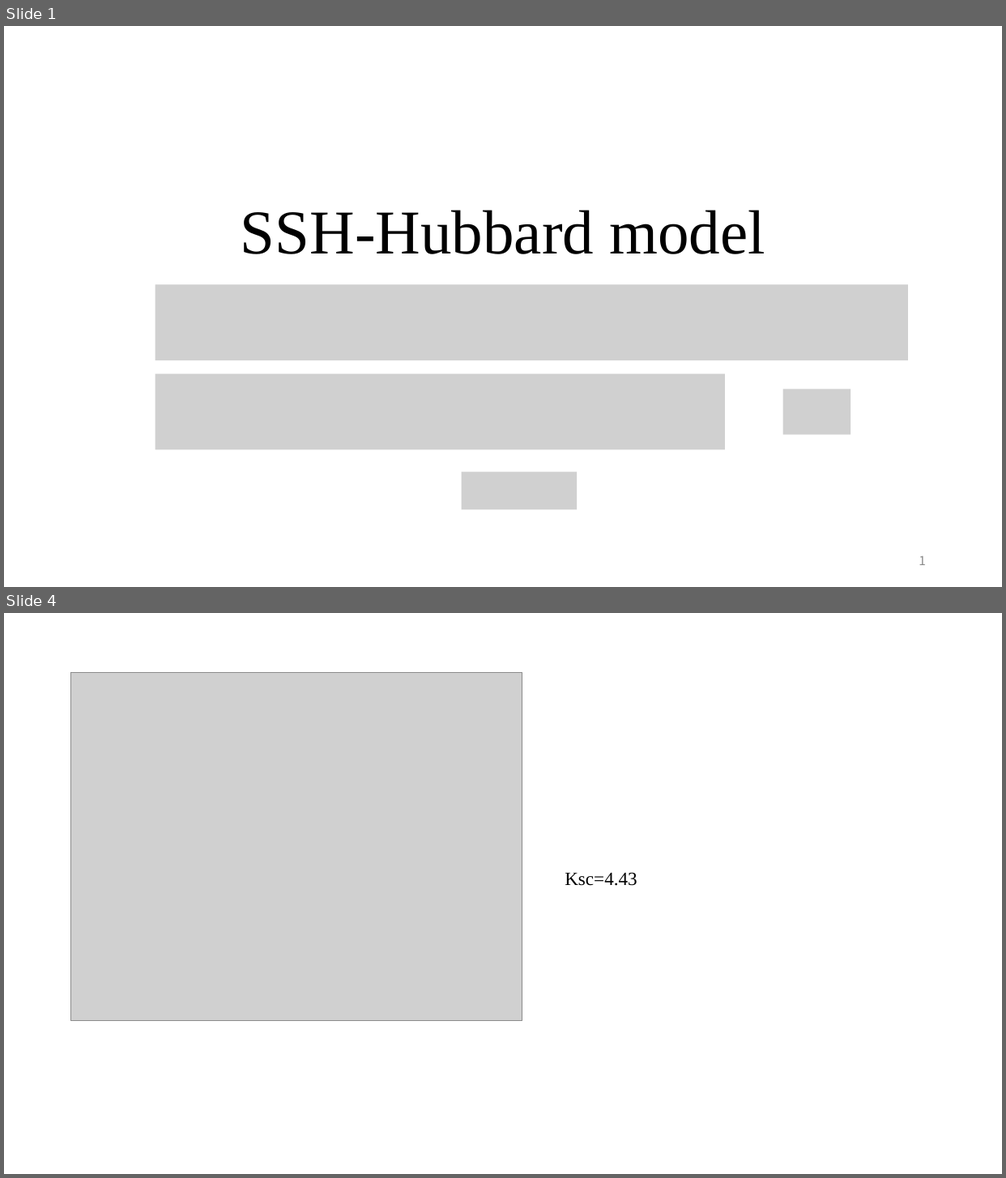
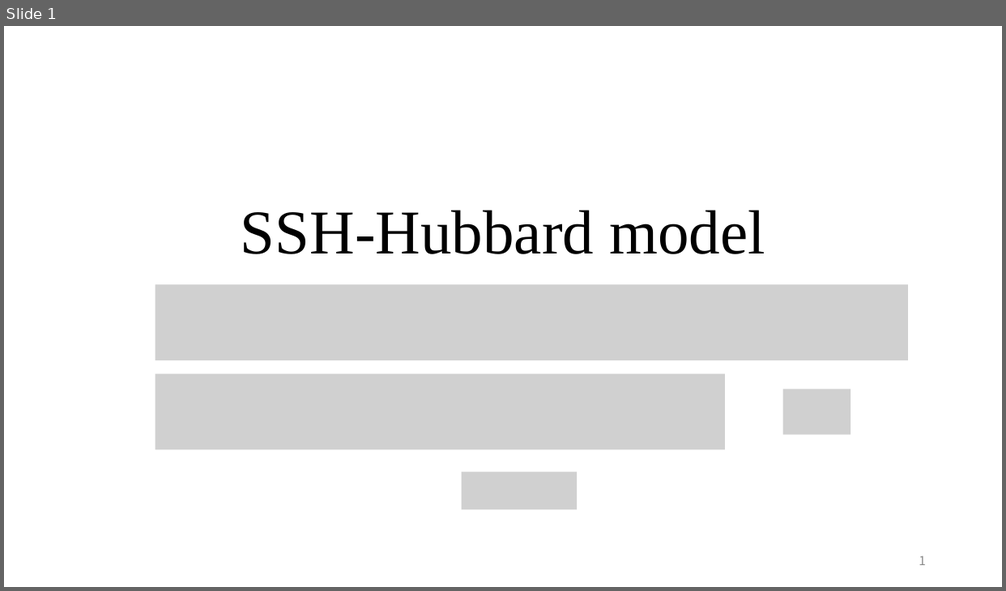
Before and after one commit to QuantumLiquids/SSH-Hubbard, a slide deck: note/SSH-Hubbard-Note6.pptx. Shown one above the other, each under a label of ours: slides 1 and 4 before the commit, slide 1 after it; the slides between them are not shown. The pictures are 1006x1178 and 1006x591 pixels, drawn with LibreOffice and Linux fonts; fonts in the diff are those of the drawing; grey boxes stand for pictures. Boxes give left, top, right and bottom in pixels: in the first picture for what was removed or moved away, otherwise in the second. Text is boxed around its words. In the diff, an @@ line names an element or a change of style, - is before the commit and + after.

```diff
--- a/note/SSH-Hubbard-Note6.pptx
+++ b/note/SSH-Hubbard-Note6.pptx
@@ slide 4 removed at (4, 613, 1002, 1174), background #FFFFFF @@
@@ picture removed at (71, 673, 522, 1021) @@
@@ text removed at (565, 872, 637, 886) @@
-Ksc=4.43
```
Also in this commit, not shown: 2 slides added, 1 other slide removed, 11 other files.
